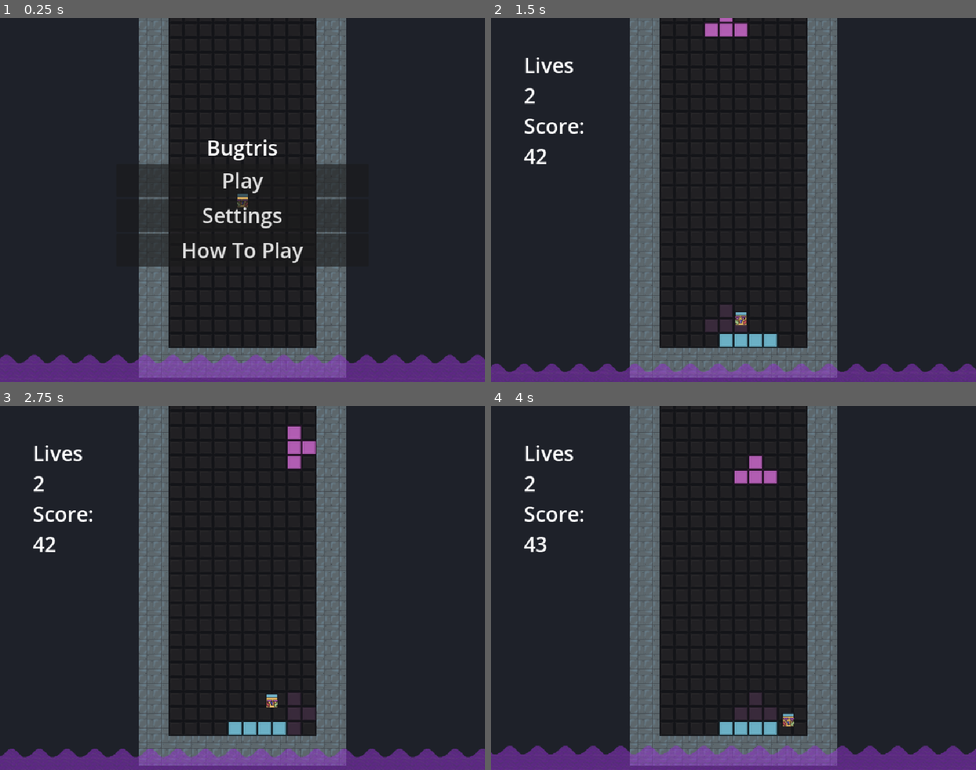
Above: before the commit, frames 1-4 (two rows, left to right).
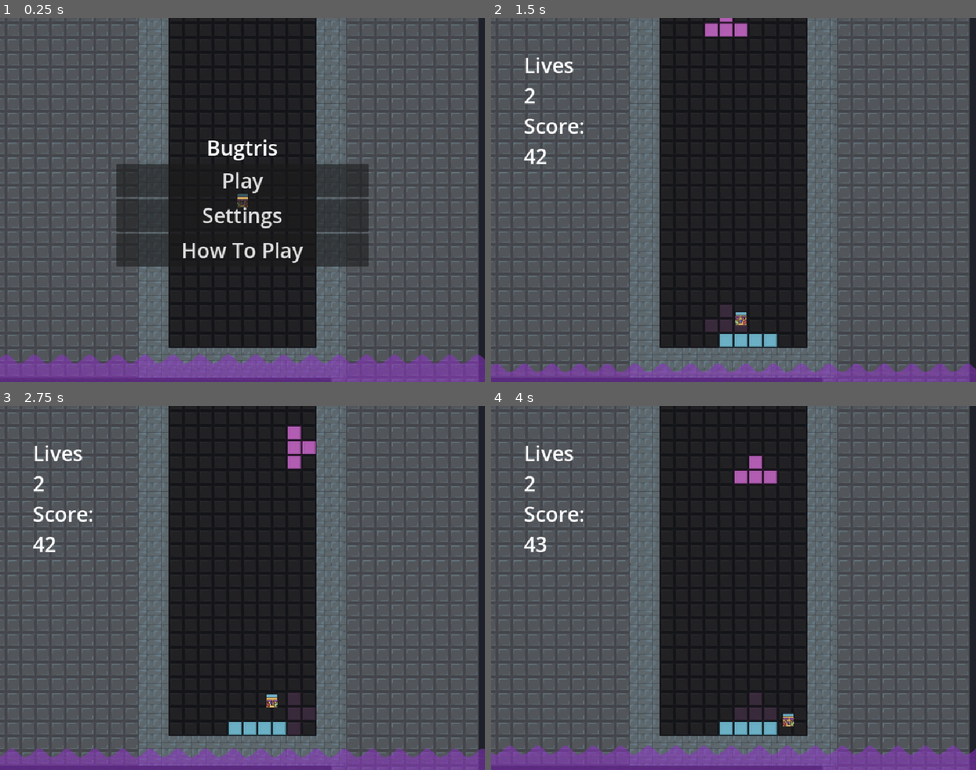
Above: after the commit, the same moments.

Repository: Lochi-dot-JPEG/twistris
Game: Godot game, scene res://locations/main.tscn
The game is run twice, just before and just after one commit, with the same random seed, the same clock (stepped at 60 frames per second) and the same inputs.
Inputs:
- Up to frame 1 (0.25 s): no input
- Up to frame 2 (1.5 s): click "Play" at 0.5 s; hold D (right) from 1.28 s (still down); tap Space (harddrop) at 1.35 s
- Up to frame 3 (2.75 s): keep holding D (right); tap W (rotate) at 2.1 s
- Up to frame 4 (4 s): release D (right) at 2.78 s; hold A (left) 2.78-3.53 s; tap E (rotateccw) at 2.85 s; hold D (right) from 3.53 s (still down); tap S (softdrop) at 3.6 s

The runs differ from the first frame. In frame 1, 51% of the frame differs, in the area x 0-99%, y 0-100%; in frame 2, 54%; in frame 3, 54%; in frame 4, 53%.

Commit message:
fix: line filling not detecting compeleted lines until next turn

Diff:
--- a/locations/board/board.gd
+++ b/locations/board/board.gd
@@ -140,12 +140,6 @@
 				if bug_positions.size() > 1:
 					fill_positions.append_array(bug_positions)
 
-	await get_tree().physics_frame
-	await get_tree().physics_frame
-	await get_tree().physics_frame
-
-	for i in fill_positions:
-		_fill_at_point(i)
 
 	match cleared_lines:
 		1:
@@ -164,6 +158,15 @@
 
 	liquid.height -= cleared_lines * 40
 	liquid.height = clamp(liquid.height, 0, 4000)
+
+	if not fill_positions.is_empty():
+		await get_tree().physics_frame
+		await get_tree().physics_frame
+		for i in fill_positions:
+			_fill_at_point(i)
+		await get_tree().physics_frame
+		await get_tree().physics_frame
+		_check_lines()
 
 
 func _explode_at_point(point: Vector2):
Binary file changed: entities/tetromino/texture.png
